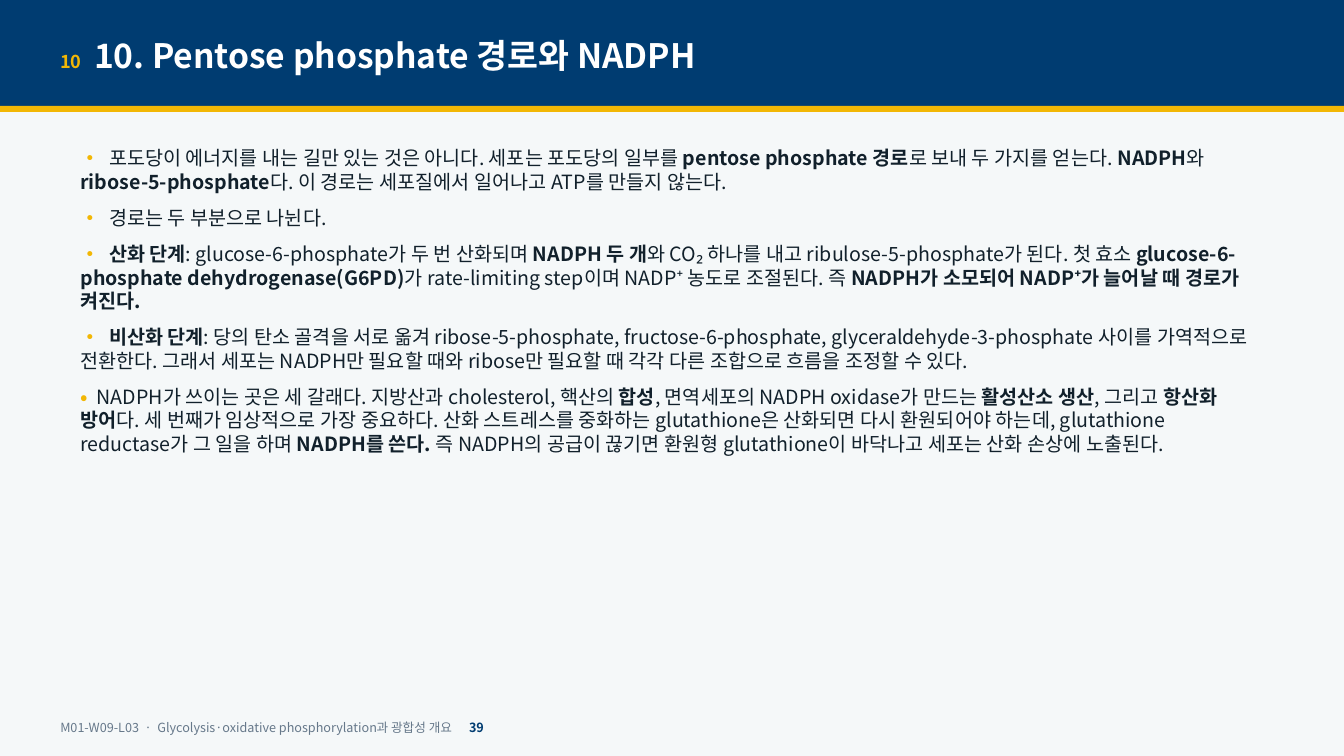
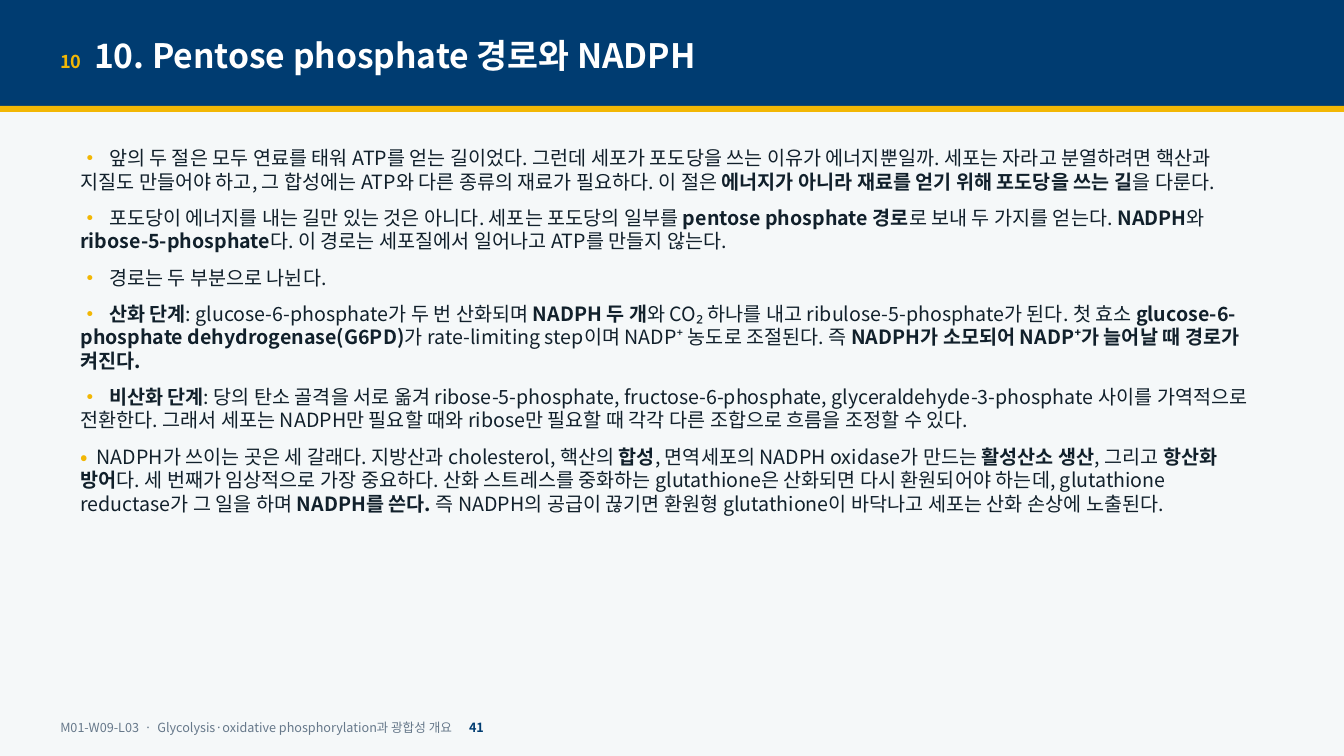
Before and after one commit to hoperiasd2/hoperiasd2.github.io, a slide deck: slide 41 of curriculum/M01/W09/L03/slides.pptx (slide 39 before the commit). Drawn at 1344x756 pixels with LibreOffice and Linux fonts; fonts in the diff are those of the drawing. Boxes give left, top, right and bottom in pixels: in the first picture for what was removed or moved away, otherwise in the second. Text is boxed around its words. In the diff, an @@ line names an element or a change of style, - is before the commit and + after.

```diff
--- a/curriculum/M01/W09/L03/slides.pptx
+++ b/curriculum/M01/W09/L03/slides.pptx
@@ text at <box>80,148,1215,193</box>: paragraph added @@
+• 앞의 두 절은 모두 연료를 태워 ATP를 얻는 길이었다. 그런데 세포가 포도당을 쓰는 이유가 에너지뿐일까. 세포는 자라고 분열하려면 핵산과 지질도 만들어야 하고, 그 합성에는 ATP와 다른 종류의 재료가 필요하다. 이 절은 에너지가 아니라 재료를 얻기 위해 포도당을 쓰는 길을 다룬다.
@@ text at <box>60,721,484,735</box>: text changed @@
-M01-W09-L03 · Glycolysis·oxidative phosphorylation과 광합성 개요 39
+M01-W09-L03 · Glycolysis·oxidative phosphorylation과 광합성 개요 41
```
Also in this commit, not shown: 49 other slides changed, 2 slides added, 9 other files.
